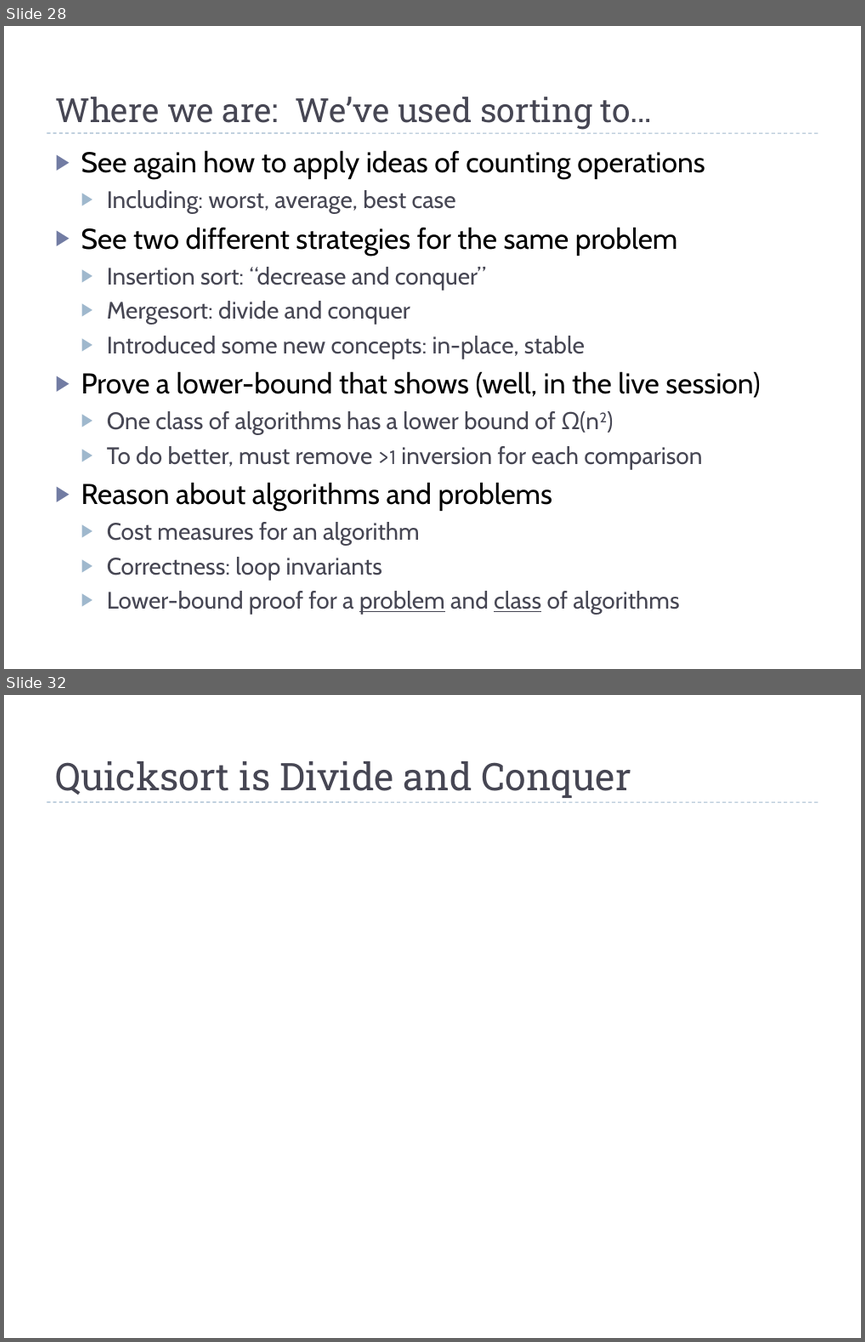
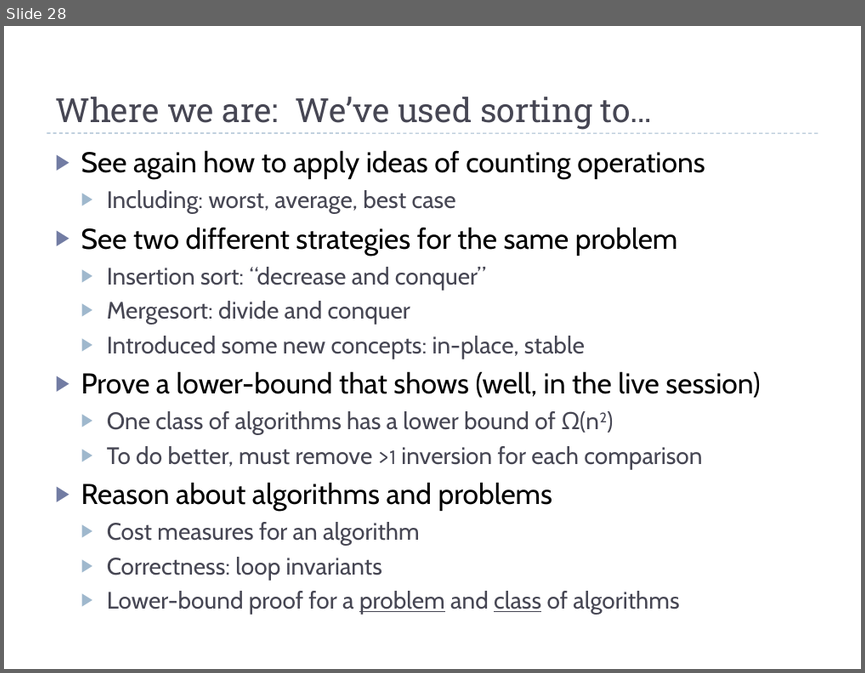
Before and after one commit to uva-cs/cs4102-f21, a slide deck: slides/sorting-intro-f21.pptx. Shown one above the other, each under a label of ours: slides 28 and 32 before the commit, slide 28 after it; the slides between them are not shown. The pictures are 865x1342 and 865x673 pixels, drawn with LibreOffice and Linux fonts; fonts in the diff are those of the drawing; grey boxes stand for pictures. Boxes give left, top, right and bottom in pixels: in the first picture for what was removed or moved away, otherwise in the second. Text is boxed around its words. In the diff, an @@ line names an element or a change of style, - is before the commit and + after.

Commit message:
broke out quicksort slides for separate lecture, including LB proof for comp sorts

```diff
--- a/slides/sorting-intro-f21.pptx
+++ b/slides/sorting-intro-f21.pptx
@@ slide 32 removed at (4,695,861,1338), background #FFFFFF; not listed: 1 template element that a slide beside it also shows @@
@@ title removed at (55,761,631,798) @@
-Quicksort is Divide and Conquer
```
Also in this commit, not shown: 2 slides changed, 14 other slides removed, 5 other files.
